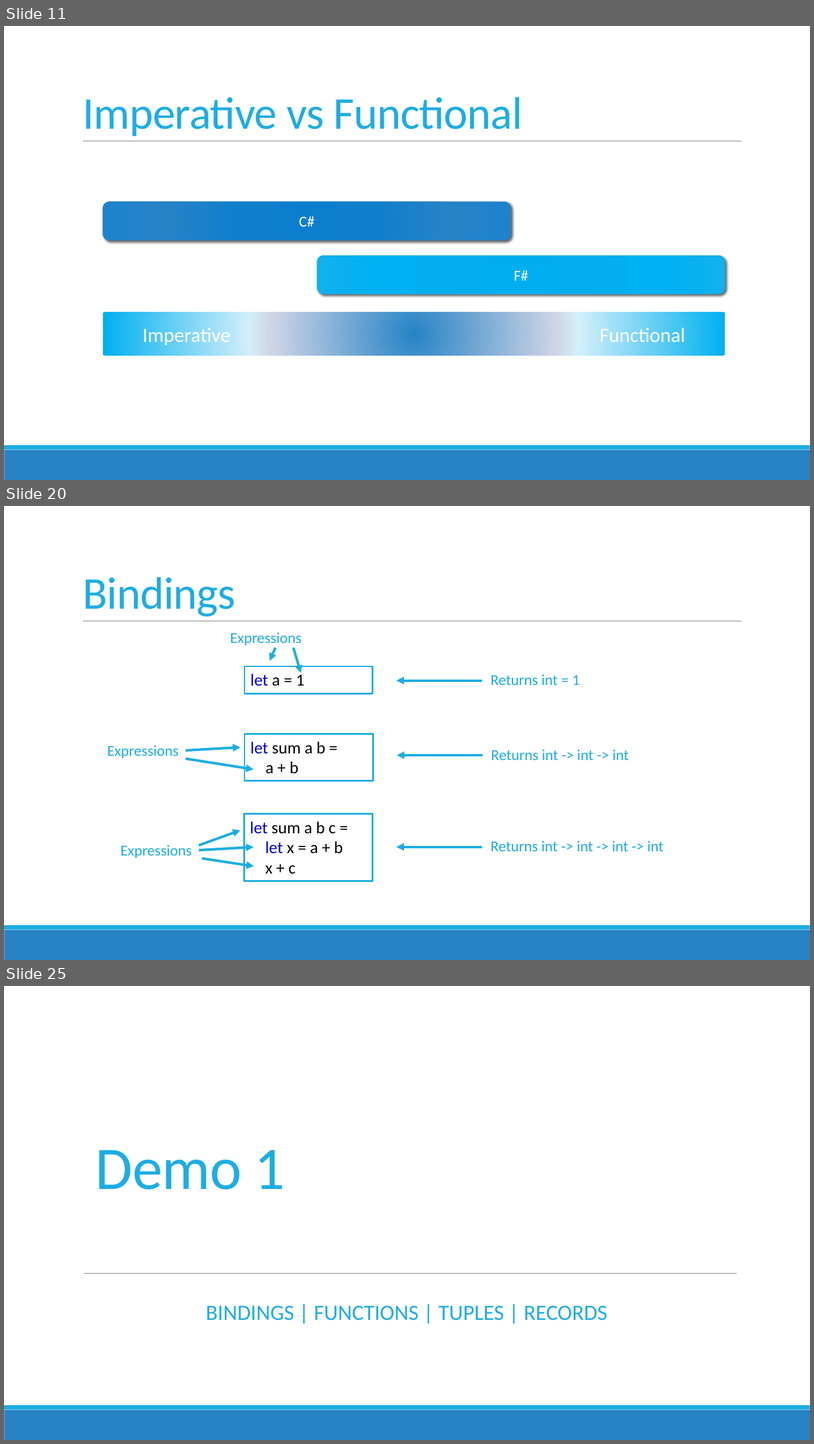
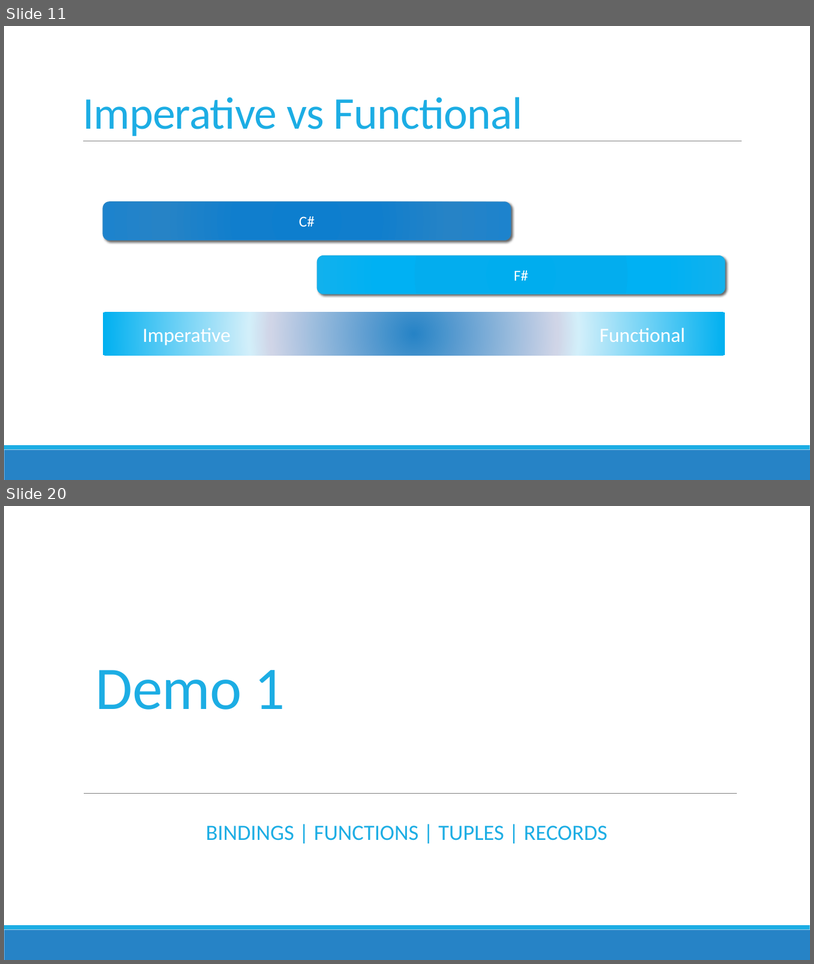
Before and after one commit to jorgef/fsharpworkshop, a slide deck: FSharpWorkshop_Slides.pptx. Shown one above the other, each under a label of ours: slides 11, 20 and 25 before the commit, slides 11 and 20 after it; the slides between them are not shown. The pictures are 814x1444 and 814x964 pixels, drawn with LibreOffice and Linux fonts; fonts in the diff are those of the drawing. Boxes give left, top, right and bottom in pixels: in the first picture for what was removed or moved away, otherwise in the second. Text is boxed around its words. In the diff, an @@ line names an element or a change of style, - is before the commit and + after.

```diff
--- a/FSharpWorkshop_Slides.pptx
+++ b/FSharpWorkshop_Slides.pptx
@@ slide 20 removed at [4,506,810,960], background #FFFFFF; not listed: 3 template elements that a slide beside it also shows @@
@@ title removed at [83,577,236,616] @@
-Bindings
@@ text removed at [230,632,302,645] @@
-Expressions
@@ arrow removed from (276, 648) to (270, 661) @@
@@ arrow removed from (294, 648) to (301, 673) @@
@@ rectangle removed at [245,666,373,694] @@
-let a = 1
@@ arrow removed from (483, 680) to (396, 680) @@
@@ text removed at [491,674,580,685] @@
-Returns int = 1
@@ rectangle removed at [245,733,374,780] @@
-let sum a b =
-a + b
@@ text removed at [107,745,179,758] @@
-Expressions
@@ arrow removed from (185, 750) to (240, 747) @@
@@ arrow removed from (483, 755) to (397, 755) @@
@@ text removed at [491,749,629,760] @@
-Returns int -> int -> int
@@ arrow removed from (185, 758) to (254, 769) @@
@@ rectangle removed at [244,813,373,880] @@
-let sum a b c =
-let x = a + b
-x + c
@@ group removed at [120,830,254,866]: 3 arrows, 1 text @@
-Expressions
@@ arrow removed from (483, 847) to (396, 847) @@
@@ text removed at [491,840,664,851] @@
-Returns int -> int -> int -> int
@@ what was slide 25 is now slide 20 @@
```
Also in this commit, not shown: 5 slides changed, 4 other slides removed.
